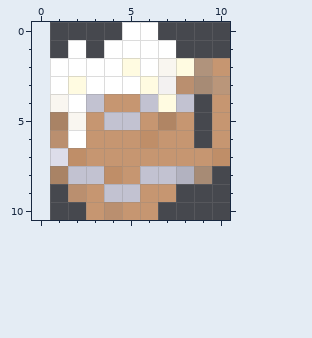
Edited in one commit: pixel-art sprite (SoftwareProjekt2024/Content/Icons/beer.PNG). Above, as it was before the edit.
The file is 10x11 pixels. The old version is drawn lined up with the new one, on the new canvas.
New version:
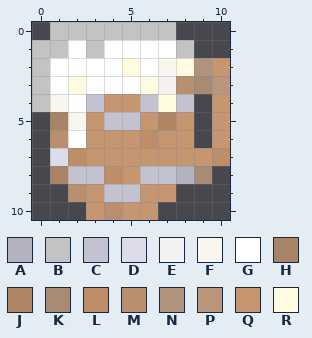
Palette (. is transparent): A #b2b2c0  B #c3c3c3  C #c2c2d1  D #ddddea  E #f3f1f1  F #f9f6f0  G #ffffff  H #a98365  J #b08564  K #a78b75  L #bf8e68  M #ba8f6f  N #b0937c  P #ba967a  Q #c69671  R #fffbe1
What changed:
canvas 10x11 -> 11x11, the old top-left corner now at 1,0
There is now colour B in row 0 at x 1 to 4 and 7; in row 1 at x 0 to 1, 3 and 8; in rows 2 to 4 at x 0.
The edit turns colour G into colour B in row 0 at x 5 to 6.
